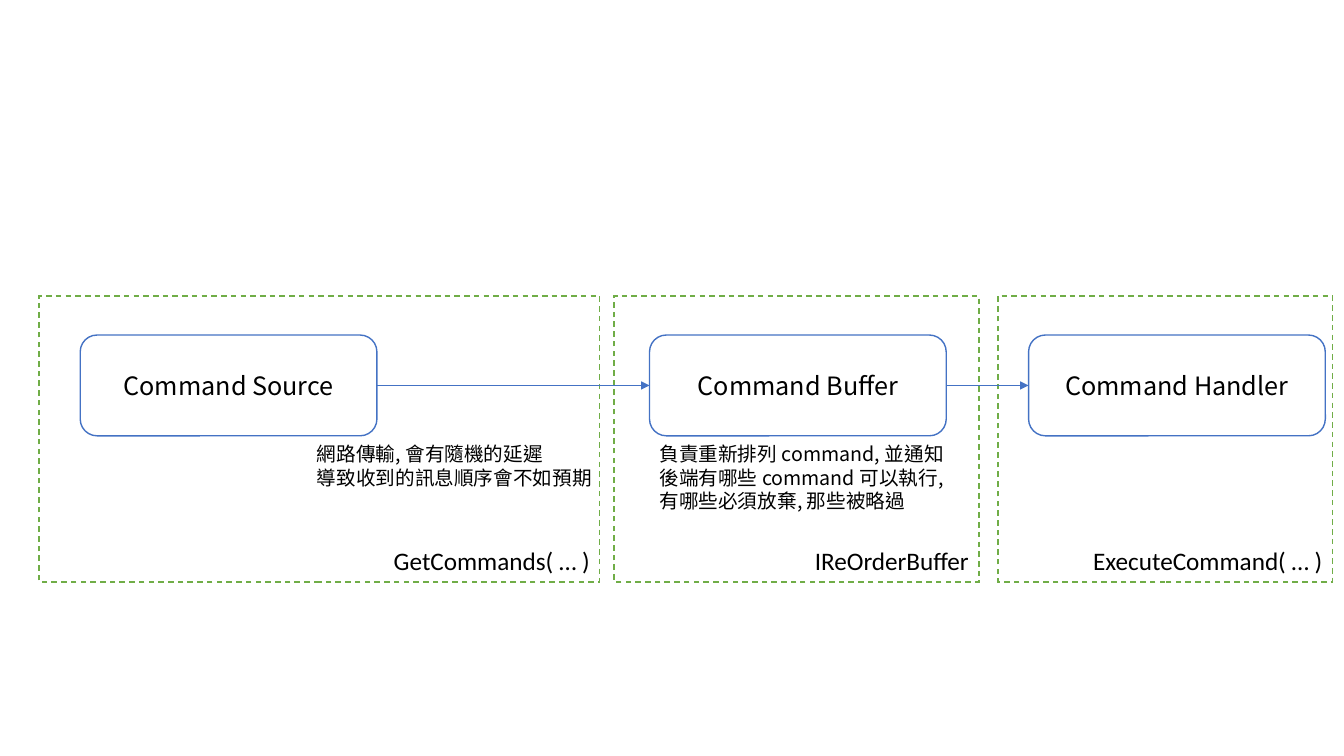
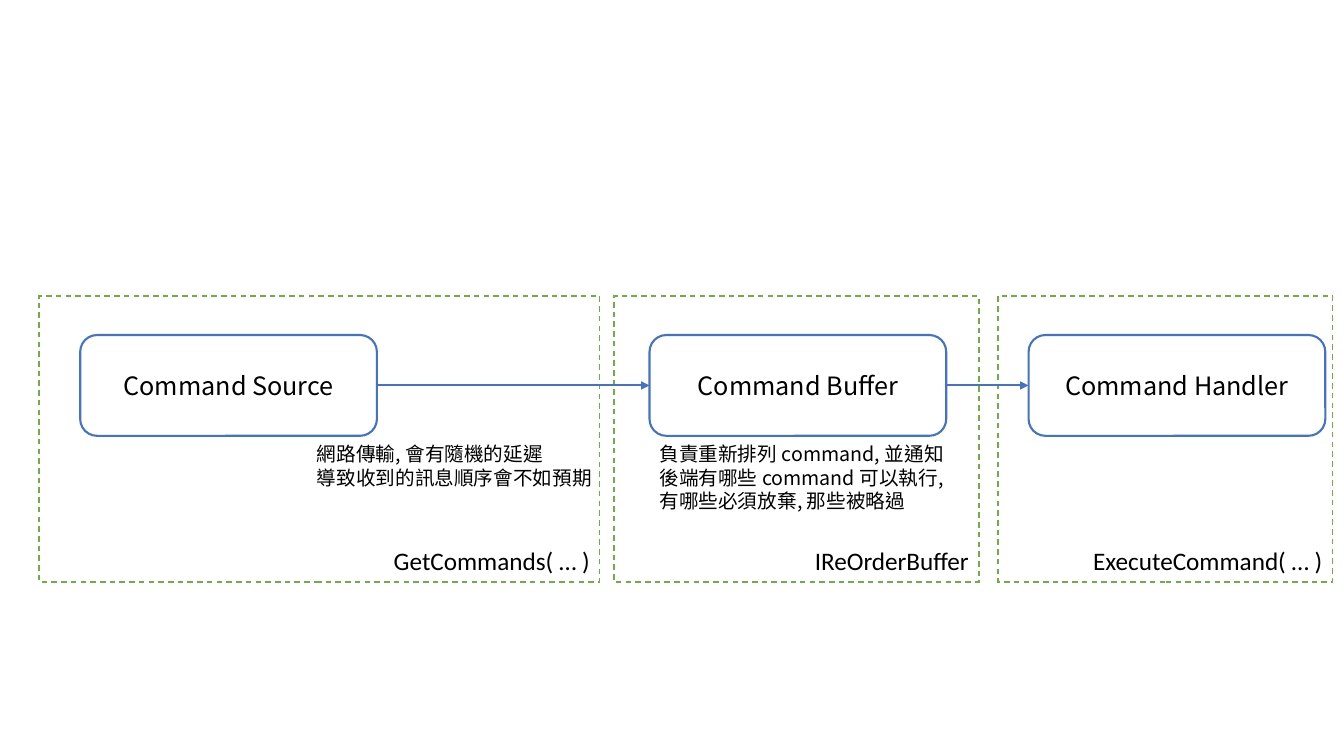
Before and after one commit to andrew0928/Andrew.ReOrderDemo, a slide deck: slide 1 of docs/diagrams.pptx. Drawn at 1344x756 pixels with LibreOffice and Linux fonts; fonts in the diff are those of the drawing. Boxes give left, top, right and bottom in pixels: in the first picture for what was removed or moved away, otherwise in the second. Text is boxed around its words. In the diff, an @@ line names an element or a change of style, - is before the commit and + after.

```diff
--- a/docs/diagrams.pptx
+++ b/docs/diagrams.pptx
@@ outline #4472C4 1 pt to #4472C4 1.5 pt in 3 elements at [81, 335, 377, 436], [649, 335, 946, 436], [1028, 335, 1325, 436] @@
```
Also in this commit, not shown: 3 slides added.
